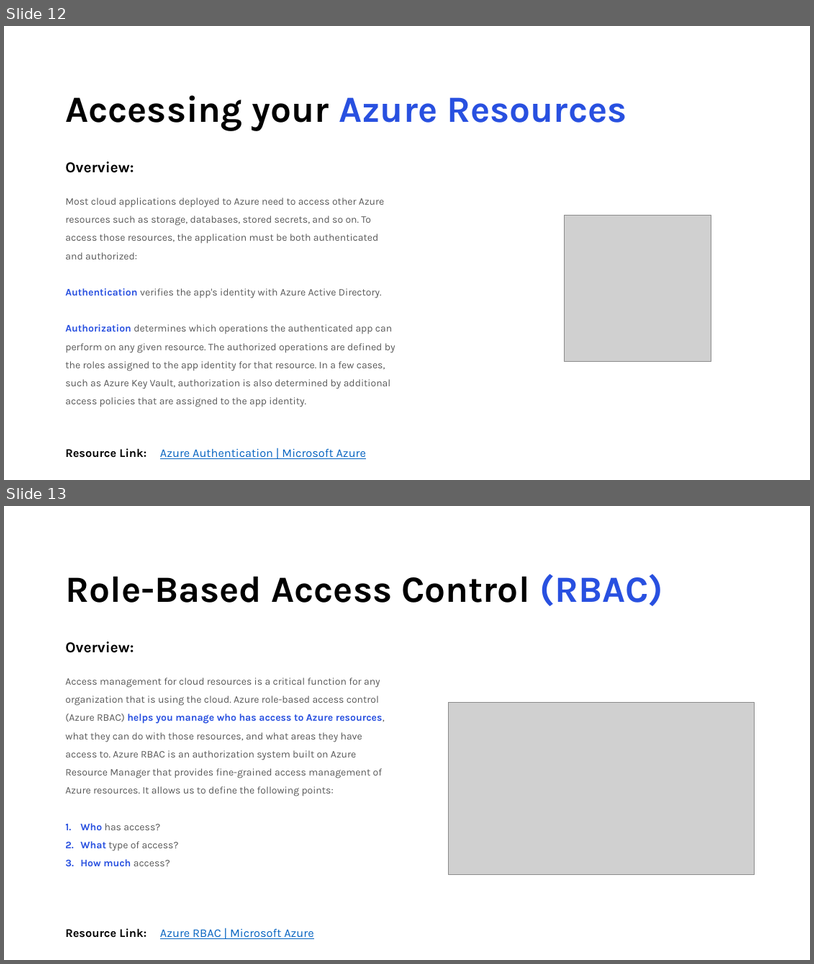
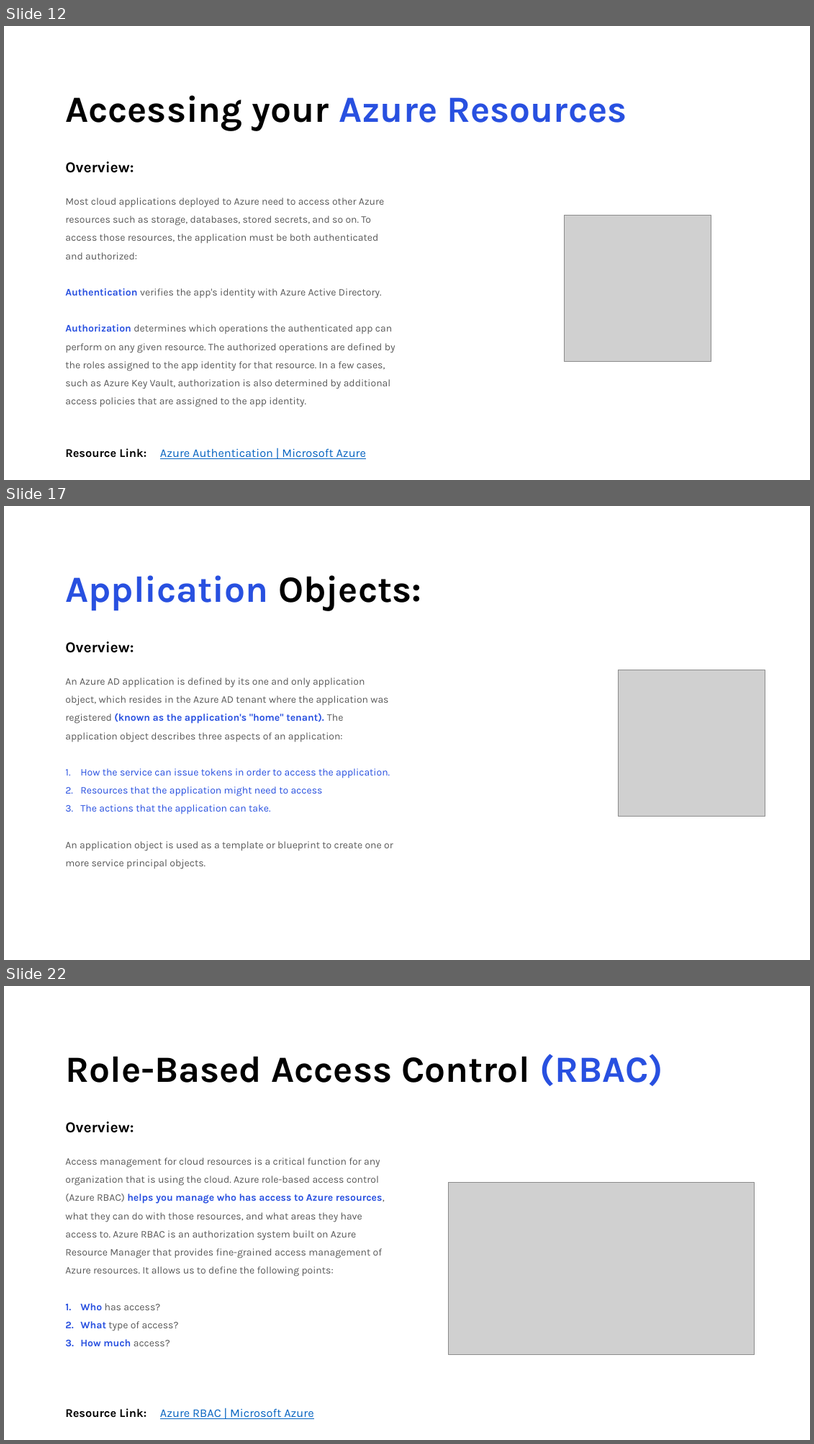
Before and after one commit to areed1192/azure-sql-data-project, a slide deck: samples/resources/Microsoft Azure.pptx. Shown one above the other, each under a label of ours: slides 12 and 13 before the commit, slides 12, 17 and 22 after it; the slides between them are not shown. The pictures are 814x964 and 814x1444 pixels, drawn with LibreOffice and Linux fonts; fonts in the diff are those of the drawing; grey boxes stand for pictures. Boxes give left, top, right and bottom in pixels: in the first picture for what was removed or moved away, otherwise in the second. Text is boxed around its words. In the diff, an @@ line names an element or a change of style, - is before the commit and + after.

```diff
--- a/samples/resources/Microsoft Azure.pptx
+++ b/samples/resources/Microsoft Azure.pptx
@@ slide 17 added at (4, 506, 810, 960), background #FFFFFF @@
@@ title added at (65, 575, 422, 611), 44 pt, text #2850E0, bold @@
+Application Objects:
@@ text added at (65, 641, 134, 653), 18 pt, text #000000, bold @@
+Overview:
@@ text added at (65, 677, 394, 869), 12 pt, text #595959 @@
+An Azure AD application is defined by its one and only application object, which resides in the Azure AD tenant where the application was registered (known as the application's "home" tenant). The application object describes three aspects of an application:
+1. How the service can issue tokens in order to access the application.
+2. Resources that the application might need to access
+3. The actions that the application can take.
+An application object is used as a template or blueprint to create one or more service principal objects.
@@ picture added at (619, 670, 765, 816) @@
@@ what was slide 13 is now slide 22 @@
```
Also in this commit, not shown: 1 slide changed, 12 other slides added, 7 other files.
